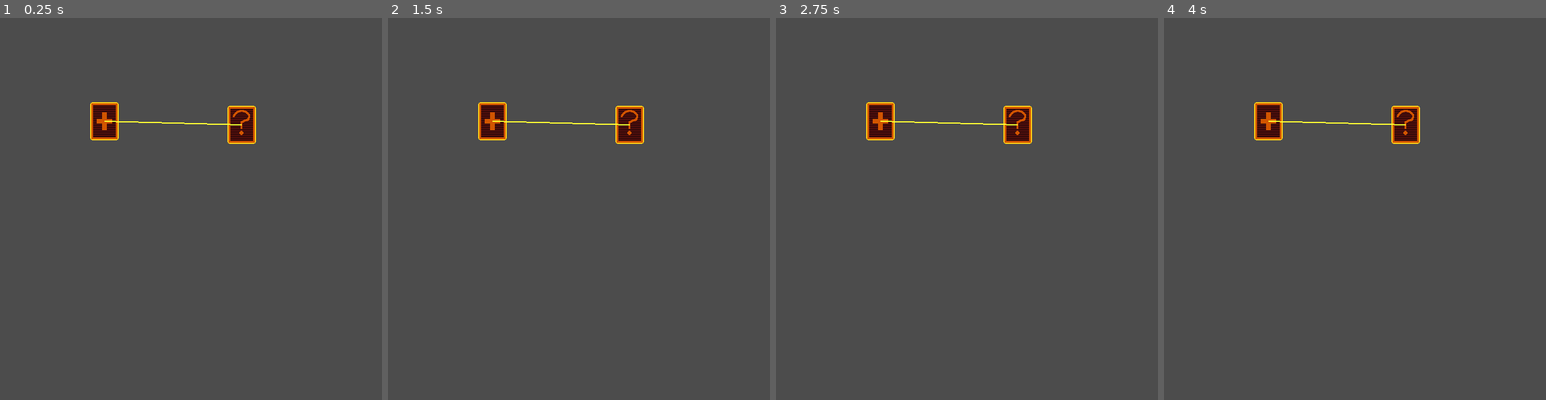
Above: before the commit, frames 1-4 (left to right).
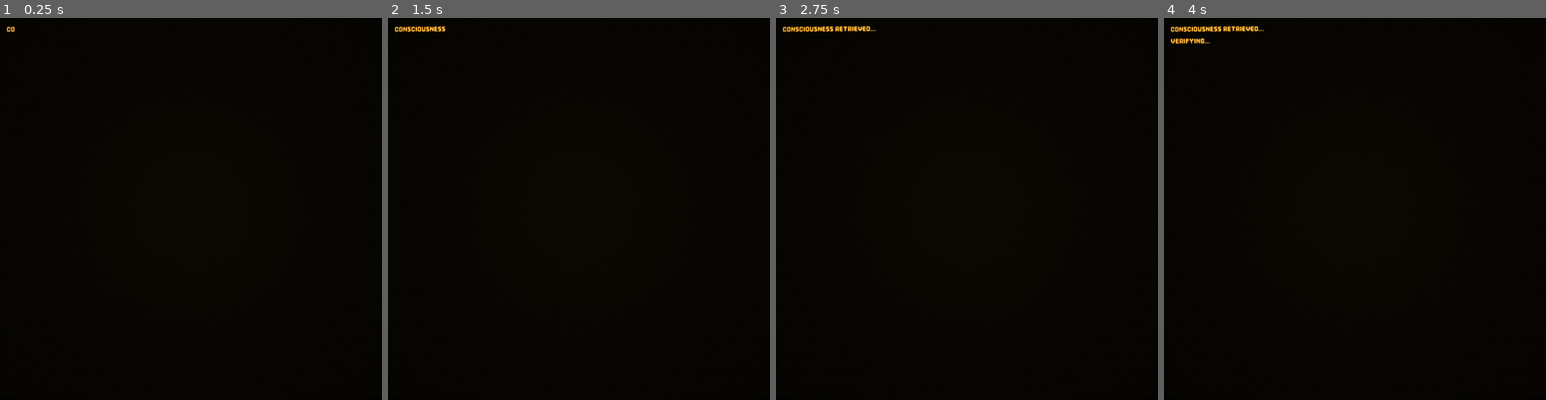
Above: after the commit, the same moments.

Repository: skain/incremental-outpost
Game: Godot game, scene res://scenes/skill_tree/skill_tree.tscn
Two runs of this game, one before a commit and one after it. Both use one fixed random seed, a clock stepped at 60 frames per second and the inputs below. This scene is started directly instead of the project's main scene.
Inputs (mouse positions are in pixels of both pictures, inside the frame that each line leads up to):
- Up to frame 1 (0.25 s): no input
- Up to frame 2 (1.5 s): tap Space at 0.5, 1.25 s; move the mouse to (663, 189) at 0.52 s; hold Right (fire_right) 0.53-1.28 s; hold Enter (start_game) 0.53-1.28 s; click (663, 189) at 0.67 s; move the mouse to (502, 228) at 1.27 s; hold Down (fire_down) from 1.28 s (still down); tap Enter (start_game) at 1.35 s
- Up to frame 3 (2.75 s): tap Space at 2 s; move the mouse to (1005, 124) at 2.02 s; release Down (fire_down) at 2.03 s; hold Right (fire_right) from 2.03 s (still down); hold Enter (start_game) from 2.03 s (still down)
- Up to frame 4 (4 s): tap Space at 2.75, 3.5 s; move the mouse to (1335, 285) at 2.77 s; release Right (fire_right) at 2.78 s; release Enter (start_game) at 2.78 s; hold Up (fire_up) 2.78-3.53 s; tap Enter (start_game) at 2.85 s; click (1335, 285) at 2.92 s; move the mouse to (1469, 266) at 3.52 s; hold Left (fire_left) from 3.53 s (still down); hold Enter (start_game) from 3.53 s (still down)

The runs differ from the first frame. In frame 1, 100% of the frame differs, in the area x 0-100%, y 0-100%; in frame 2, 100%; in frame 3, 100%; in frame 4, 100%.

Commit message:
crt shader and interstitial screen working

Diff:
--- a/project.godot
+++ b/project.godot
@@ -36,6 +36,10 @@
 window/size/viewport_width=640
 window/size/viewport_height=640
 window/stretch/mode="viewport"
+
+[gui]
+
+theme/custom_font="uid://c6yugg4s6ayo3"
 
 [input]
 
--- /dev/null
+++ b/scenes/skill_tree/end_game_interstitial.gd
@@ -0,0 +1,68 @@
+class_name EndGameInterstitial extends CanvasLayer
+
+@export var character_reveal_speed: float = .25
+
+@onready var message_1: Label = %Message1
+@onready var message_2: Label = %Message2
+@onready var conversion_message: Label = %ConversionMessage
+@onready var bucks_conversion_display: Label = %BucksConversionDisplay
+@onready var conversion_success_message: Label = %ConversionSuccessMessage
+@onready var message_3: Label = %Message3
+@onready var conversion_success_message_2: Label = %ConversionSuccessMessage2
+@onready var interstitial_message_timer: Timer = %InterstitialMessageTimer
+@onready var interstitial_labels_container: VBoxContainer = %InterstitialLabelsContainer
+
+func _ready() -> void:
+	_reset_messages()
+	run_interstitial(100, 0.1)
+
+func _reset_messages() -> void:
+	message_1.visible_ratio = 0
+	message_2.visible_ratio = 0
+	conversion_message.visible_ratio = 0
+	bucks_conversion_display.visible_ratio = 0
+	conversion_success_message.visible_ratio = 0
+	message_3.visible_ratio = 0
+	conversion_success_message_2.visible_ratio = 0
+	bucks_conversion_display.text = "B: 0"
+
+func run_interstitial(points: int, bucks_per_point: float) -> int:
+	var new_bucks := GameMath.convert_points_to_bucks(points, bucks_per_point)
+	conversion_message.text = conversion_message.text.replace("%points%", str(points)).replace("%bucks_per%", str(bucks_per_point))
+	conversion_success_message.text = conversion_success_message.text.replace("%points%", str(points)).replace("%bucks%", str(new_bucks))
+
+	await reveal_label(message_1)
+	await reveal_label(message_2)
+	await reveal_label(conversion_message)
+	await reveal_label(bucks_conversion_display)
+	await count_up_bucks(new_bucks)
+	await reveal_label(conversion_success_message)
+	await reveal_label(message_3)
+	await reveal_label(conversion_success_message_2)
+
+
+
+	return new_bucks
+
+func reveal_label(label: Label) -> void:
+	print("revealing: " + label.name)
+	var time_to_reveal := character_reveal_speed * label.text.length()
+	var tween := create_tween()
+	tween.tween_property(label, "visible_ratio", 1.0, time_to_reveal)
+	await tween.finished
+
+func count_up_bucks(target_amount: float) -> void:
+	var duration := target_amount * (character_reveal_speed / 2)
+
+	var tween := create_tween()
+
+	# We "tween" a method.
+	# It sends values from 0 to target_amount into the helper function below.
+	tween.tween_method(
+		func(value: float) -> void: bucks_conversion_display.text = "B: " + str(snapped(value, 0.01)),
+		0.0,
+		target_amount,
+		duration
+	)
+
+	await tween.finished
--- a/scenes/skill_tree/skill_tree.gd
+++ b/scenes/skill_tree/skill_tree.gd
@@ -1,15 +1,10 @@
 class_name SkillTree extends Node2D
 
-@onready var nodes: Node2D = %Nodes
-@onready var lines: Node2D = %Lines
 @onready var camera_2d: Camera2D = %Camera2D
 
 # Called when the node enters the scene tree for the first time.
 func _ready() -> void:
 	pass
-	#if not Engine.is_editor_hint():
-		#if dev_world_environment:
-			#dev_world_environment.queue_free()
 
 
 # Called every frame. 'delta' is the elapsed time since the previous frame.
--- a/scenes/skill_tree/skill_tree.tscn
+++ b/scenes/skill_tree/skill_tree.tscn
@@ -2,34 +2,138 @@
 
 [ext_resource type="Script" uid="uid://dbqj64ihq87oj" path="res://scenes/skill_tree/skill_tree.gd" id="1_8xoaq"]
 [ext_resource type="PackedScene" uid="uid://brpiv34bgojm7" path="res://scenes/skill_tree_node/skill_tree_node.tscn" id="3_0k2sf"]
-[ext_resource type="Texture2D" uid="uid://dri68be65dtg2" path="res://assets/skill_tree/icons/plus.png" id="4_0k2sf"]
-[ext_resource type="Texture2D" uid="uid://dwvcaducbrtwn" path="res://assets/skill_tree/icons/question_mark.png" id="5_30tvk"]
-[ext_resource type="PackedScene" uid="uid://b61vvq1pqjeal" path="res://scenes/skill_line/skill_line.tscn" id="5_s4aw3"]
+[ext_resource type="Script" uid="uid://w2oe8ri1sc1" path="res://scenes/skill_tree/end_game_interstitial.gd" id="3_cppxt"]
+[ext_resource type="Shader" uid="uid://ctmqckux88tcu" path="res://shaders/amber_crt.gdshader" id="4_sb1ul"]
+
+[sub_resource type="ShaderMaterial" id="ShaderMaterial_mbf46"]
+shader = ExtResource("4_sb1ul")
+shader_parameter/warp = 0.05400000256499999
+shader_parameter/scan = 0.28400001349
+shader_parameter/noise_amount = 0.010000000475
 
 [node name="SkillTree" type="Node2D" unique_id=1981789528]
 script = ExtResource("1_8xoaq")
 
-[node name="Nodes" type="Node2D" parent="." unique_id=1264610525]
-unique_name_in_owner = true
+[node name="Background" type="CanvasLayer" parent="." unique_id=1247727966]
+layer = -1
 
-[node name="SkillTreeNode" parent="Nodes" unique_id=1768832873 instance=ExtResource("3_0k2sf")]
-position = Vector2(175, 173)
-icon_texture = ExtResource("4_0k2sf")
-current_state = 1
+[node name="ColorRect" type="ColorRect" parent="Background" unique_id=1817761643]
+anchors_preset = 15
+anchor_right = 1.0
+anchor_bottom = 1.0
+grow_horizontal = 2
+grow_vertical = 2
+color = Color(0, 0, 0, 1)
 
-[node name="SkillTreeNode2" parent="Nodes" unique_id=1280570480 instance=ExtResource("3_0k2sf")]
-position = Vector2(405, 179)
-icon_texture = ExtResource("5_30tvk")
-current_state = 1
+[node name="SkillTreeNodes" type="Node2D" parent="." unique_id=57239728]
+visible = false
 
-[node name="Lines" type="Node2D" parent="." unique_id=727771407]
-unique_name_in_owner = true
-
-[node name="SkillLine" parent="Lines" unique_id=940538298 node_paths=PackedStringArray("node_a", "node_b") instance=ExtResource("5_s4aw3")]
-points = PackedVector2Array(581, 66)
-node_a = NodePath("../../Nodes/SkillTreeNode")
-node_b = NodePath("../../Nodes/SkillTreeNode2")
+[node name="SkillTreeNode" parent="SkillTreeNodes" unique_id=1768832873 instance=ExtResource("3_0k2sf")]
+position = Vector2(311, 295)
 
 [node name="Camera2D" type="Camera2D" parent="." unique_id=1707505872]
 unique_name_in_owner = true
 offset = Vector2(320, 320)
+
+[node name="EndGameInterstitial" type="CanvasLayer" parent="." unique_id=43730878]
+script = ExtResource("3_cppxt")
+character_reveal_speed = 0.1
+
+[node name="MarginContainer" type="MarginContainer" parent="EndGameInterstitial" unique_id=2057519644]
+anchors_preset = 15
+anchor_right = 1.0
+anchor_bottom = 1.0
+grow_horizontal = 2
+grow_vertical = 2
+theme_override_constants/margin_left = 10
+theme_override_constants/margin_top = 10
+theme_override_constants/margin_right = 10
+theme_override_constants/margin_bottom = 10
+
+[node name="InterstitialLabelsContainer" type="VBoxContainer" parent="EndGameInterstitial/MarginContainer" unique_id=295817908]
+unique_name_in_owner = true
+layout_mode = 2
+
+[node name="Message1" type="Label" parent="EndGameInterstitial/MarginContainer/InterstitialLabelsContainer" unique_id=1206768920]
+unique_name_in_owner = true
+layout_mode = 2
+size_flags_horizontal = 0
+size_flags_vertical = 0
+text = "Consciousness retrieved...
+Verifying...
+.
+.
+.
+Consciousness Verified."
+visible_characters = 0
+visible_ratio = 0.0
+
+[node name="Message2" type="Label" parent="EndGameInterstitial/MarginContainer/InterstitialLabelsContainer" unique_id=797767799]
+unique_name_in_owner = true
+layout_mode = 2
+size_flags_horizontal = 0
+size_flags_vertical = 0
+text = ". . . . . . . . . . ."
+visible_characters = 0
+visible_ratio = 0.0
+
+[node name="ConversionMessage" type="Label" parent="EndGameInterstitial/MarginContainer/InterstitialLabelsContainer" unique_id=1037910890]
+unique_name_in_owner = true
+layout_mode = 2
+size_flags_horizontal = 0
+size_flags_vertical = 0
+text = "Converting %points% points to Bucks (1p/%bucks_per%B). . ."
+visible_characters = 0
+visible_ratio = 0.0
+
+[node name="BucksConversionDisplay" type="Label" parent="EndGameInterstitial/MarginContainer/InterstitialLabelsContainer" unique_id=1792927170]
+unique_name_in_owner = true
+layout_mode = 2
+size_flags_horizontal = 0
+size_flags_vertical = 0
+text = "B: 0"
+visible_characters = 0
+visible_ratio = 0.0
+
+[node name="ConversionSuccessMessage" type="Label" parent="EndGameInterstitial/MarginContainer/InterstitialLabelsContainer" unique_id=2130687641]
+unique_name_in_owner = true
+layout_mode = 2
+size_flags_horizontal = 0
+size_flags_vertical = 0
+text = "Successfully converted %points% points to %bucks% Bucks."
+visible_characters = 0
+visible_ratio = 0.0
+
+[node name="Message3" type="Label" parent="EndGameInterstitial/MarginContainer/InterstitialLabelsContainer" unique_id=2124928251]
+unique_name_in_owner = true
+layout_mode = 2
+size_flags_horizontal = 0
+size_flags_vertical = 0
+text = ". . . . . . . . . . ."
+visible_characters = 0
+visible_ratio = 0.0
+
+[node name="ConversionSuccessMessage2" type="Label" parent="EndGameInterstitial/MarginContainer/InterstitialLabelsContainer" unique_id=481680230]
+unique_name_in_owner = true
+layout_mode = 2
+size_flags_horizontal = 0
+size_flags_vertical = 0
+text = "Press 'Space' To Upgrade -Or- Press 'Enter' To Return To Outpost"
+visible_characters = 0
+visible_ratio = 0.0
+
+[node name="InterstitialMessageTimer" type="Timer" parent="EndGameInterstitial" unique_id=1879508052]
+unique_name_in_owner = true
+
+[node name="CRTOverlay" type="CanvasLayer" parent="." unique_id=381617986]
+
+[node name="BackBufferCopy" type="BackBufferCopy" parent="CRTOverlay" unique_id=1682153144]
+copy_mode = 2
+
+[node name="ColorRect" type="ColorRect" parent="CRTOverlay" unique_id=1399246375]
+material = SubResource("ShaderMaterial_mbf46")
+anchors_preset = 15
+anchor_right = 1.0
+anchor_bottom = 1.0
+grow_horizontal = 2
+grow_vertical = 2
--- a/scenes/skill_tree_node/skill_tree_node.gd
+++ b/scenes/skill_tree_node/skill_tree_node.gd
@@ -3,13 +3,11 @@
 
 enum State { UNAVAILABLE, AFFORDABLE, UNAFFORDABLE, PURCHASED }
 
-@export_group("Textures")
 @export var icon_texture: Texture2D:
 	set(v):
 		icon_texture = v
 		_update_visuals()
 
-@export_group("Current Status")
 @export var current_state: State = State.UNAVAILABLE:
 	set(v):
 		current_state = v
--- a/scenes/skill_tree_node/skill_tree_node.tscn
+++ b/scenes/skill_tree_node/skill_tree_node.tscn
@@ -1,12 +1,15 @@
 [gd_scene format=3 uid="uid://brpiv34bgojm7"]
 
-[ext_resource type="Script" uid="uid://h1wyu3nqdquw" path="res://game_entities/skill_tree_node/skill_tree_node.gd" id="1_ppave"]
+[ext_resource type="Script" uid="uid://h1wyu3nqdquw" path="res://scenes/skill_tree_node/skill_tree_node.gd" id="1_ppave"]
 [ext_resource type="Texture2D" uid="uid://t4hkm8pr4v8o" path="res://assets/skill_tree/skill-tree-node-frame.png" id="1_ve1un"]
 [ext_resource type="Texture2D" uid="uid://bxciwg0u45dir" path="res://assets/skill_tree/skill-tree-node-glass.png" id="2_ppave"]
 [ext_resource type="Texture2D" uid="uid://dwvcaducbrtwn" path="res://assets/skill_tree/icons/question_mark.png" id="3_tc6t7"]
 
 [node name="SkillTreeNode" type="Node2D" unique_id=1768832873]
+modulate = Color(0.5, 0.5, 0.5, 1)
 script = ExtResource("1_ppave")
+icon_texture = ExtResource("3_tc6t7")
+current_state = 2
 
 [node name="Frame" type="Sprite2D" parent="." unique_id=1958722130]
 unique_name_in_owner = true
--- a/scenes/test_scene.tscn
+++ b/scenes/test_scene.tscn
@@ -1,16 +1,22 @@
 [gd_scene format=3 uid="uid://jqxw647e4pa0"]
 
-[ext_resource type="PackedScene" uid="uid://brpiv34bgojm7" path="res://game_entities/skill_tree_node/skill_tree_node.tscn" id="1_njl3s"]
-[ext_resource type="Texture2D" uid="uid://dri68be65dtg2" path="res://assets/skill_tree/icons/plus.png" id="2_uvj3m"]
+[ext_resource type="Shader" uid="uid://ctmqckux88tcu" path="res://shaders/amber_crt.gdshader" id="1_g7g4h"]
+[ext_resource type="PackedScene" uid="uid://brpiv34bgojm7" path="res://scenes/skill_tree_node/skill_tree_node.tscn" id="1_njl3s"]
+
+[sub_resource type="ShaderMaterial" id="ShaderMaterial_j8ivh"]
+shader = ExtResource("1_g7g4h")
+shader_parameter/warp = 0.250000011875
+shader_parameter/scan = 0.26800001273
 
 [node name="TestScene" type="Node2D" unique_id=1570263889]
 
+[node name="SkillTreeNode" parent="." unique_id=1768832873 instance=ExtResource("1_njl3s")]
+position = Vector2(213, 203)
+
 [node name="ColorRect" type="ColorRect" parent="." unique_id=1709173416]
+material = SubResource("ShaderMaterial_j8ivh")
 offset_right = 640.0
 offset_bottom = 640.0
 color = Color(0.080783345, 0.080783345, 0.080783345, 1)
 
-[node name="SkillTreeNode" parent="." unique_id=1768832873 instance=ExtResource("1_njl3s")]
-position = Vector2(327, 296)
-icon_texture = ExtResource("2_uvj3m")
-current_state = 1
+[node name="BackBufferCopy" type="BackBufferCopy" parent="ColorRect" unique_id=2008910985]
--- a/scripts/game_math.gd
+++ b/scripts/game_math.gd
@@ -16,3 +16,6 @@
 	# randf_range generates a random float between 0.0 and 100.0
 	var roll := randf_range(0.0, 100.0)
 	return roll <= percentage
+
+static func convert_points_to_bucks(points: int, conversion_rate: float) -> int:
+	return floor(points * conversion_rate)
--- /dev/null
+++ b/shaders/amber_crt.gdshader
@@ -0,0 +1,72 @@
+shader_type canvas_item;
+
+uniform float warp : hint_range(0.0, 1.0) = 0.25;
+uniform float scan : hint_range(0.0, 1.0) = 0.50;
+uniform float noise_amount : hint_range(0.0, 0.5) = 0.03; // Controls static intensity
+
+// Grabs what is currently rendering on the screen behind the ColorRect
+uniform sampler2D screen_texture : hint_screen_texture, filter_nearest;
+
+void fragment() {
+    // 1. Use the ColorRect's local UV for the CRT shape and math
+    vec2 base_uv = UV;
+
+    vec2 dc = abs(0.5 - base_uv);
+    dc *= dc;
+
+    // 2. Warp the local coordinates
+    vec2 warped_uv = base_uv;
+    warped_uv.x -= 0.5; warped_uv.x *= 1.0 + (dc.y * (0.3 * warp)); warped_uv.x += 0.5;
+    warped_uv.y -= 0.5; warped_uv.y *= 1.0 + (dc.x * (0.4 * warp)); warped_uv.y += 0.5;
+
+    // 3. Calculate the difference the warp created, and apply it to SCREEN_UV
+    vec2 warp_delta = warped_uv - base_uv;
+    vec2 warped_screen_uv = SCREEN_UV + warp_delta;
+
+    // Soft radial gradient
+    float gradient = length(warped_uv - 0.5) * 2.0;
+    gradient = 1.0 - smoothstep(0.0, 1.0, gradient);
+
+    // Base color from the screen using the newly warped screen coordinates
+    vec3 terminalText = texture(screen_texture, warped_screen_uv).rgb;
+
+    // Base color gradient with subtle variation
+    vec3 color = mix(
+        vec3(0.2), // Lighter center
+        vec3(0.4), // Lighter edges
+        gradient
+    );
+
+    // Vignette effect
+    float vignette = 1.0 - dot(warped_uv - 0.5, warped_uv - 0.5);
+    vignette = smoothstep(0.0, 0.7, vignette);
+
+    // Scanline effect
+    float scanline_depth = scan * 0.15;
+    float scanline_fx = sin(FRAGCOORD.y * 0.7 + TIME * 5.0) * scanline_depth + (1.0 - scanline_depth);
+    scanline_fx = pow(scanline_fx, 1.02);
+
+    // Subtle noise overlay using the new uniform
+    float noise = fract(sin(dot(warped_uv + TIME * 0.01, vec2(12.9898, 78.233))) * 43758.5453);
+    noise = smoothstep(0.4, 0.6, noise) * noise_amount;
+
+    // Amber color transformation
+    vec3 amberColor = vec3(1.0, 0.7, 0.2);
+    vec3 finalColor = mix(color, terminalText, 0.9) * amberColor * 1.2;
+
+    // Combine effects
+    finalColor *= vignette;
+    finalColor *= scanline_fx;
+    finalColor += noise;
+
+    // Slight color softening
+    finalColor = mix(finalColor, finalColor * 1.1, 0.1);
+
+    // Hide the pixels outside the warped CRT bounds
+    if (warped_uv.x < 0.0 || warped_uv.x > 1.0 || warped_uv.y < 0.0 || warped_uv.y > 1.0) {
+        finalColor = vec3(0.0);
+    }
+
+    // Output to screen
+    COLOR = vec4(finalColor, 1.0);
+}
Not shown, added: scenes/skill_tree/end_game_interstitial.gd.uid
Not shown, added: shaders/amber_crt.gdshader.uid
